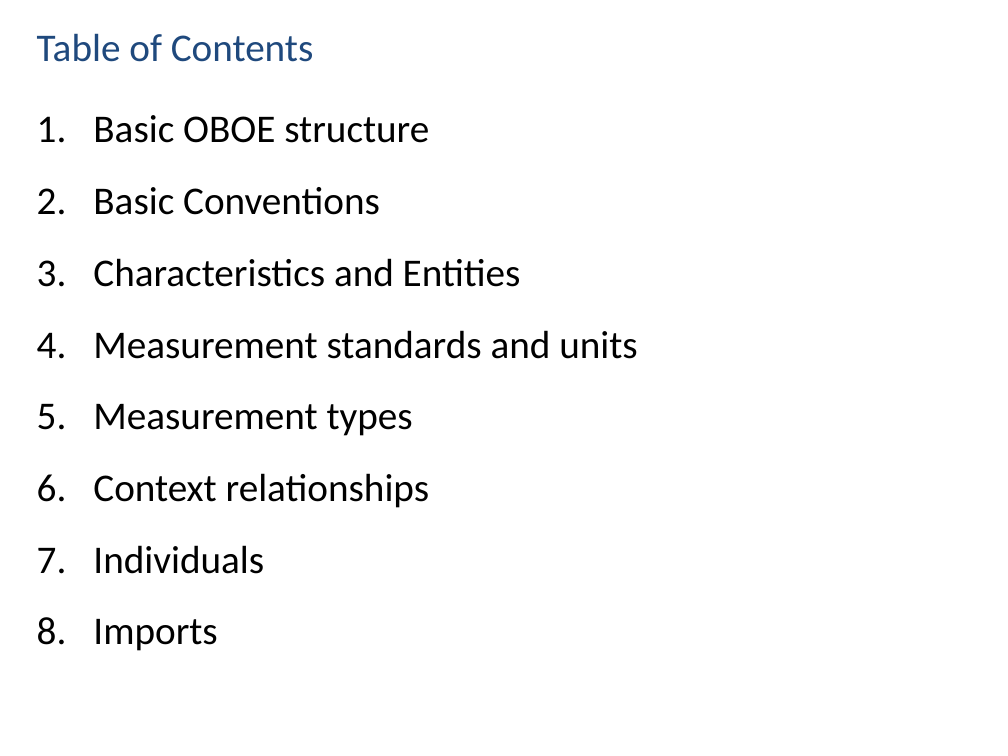
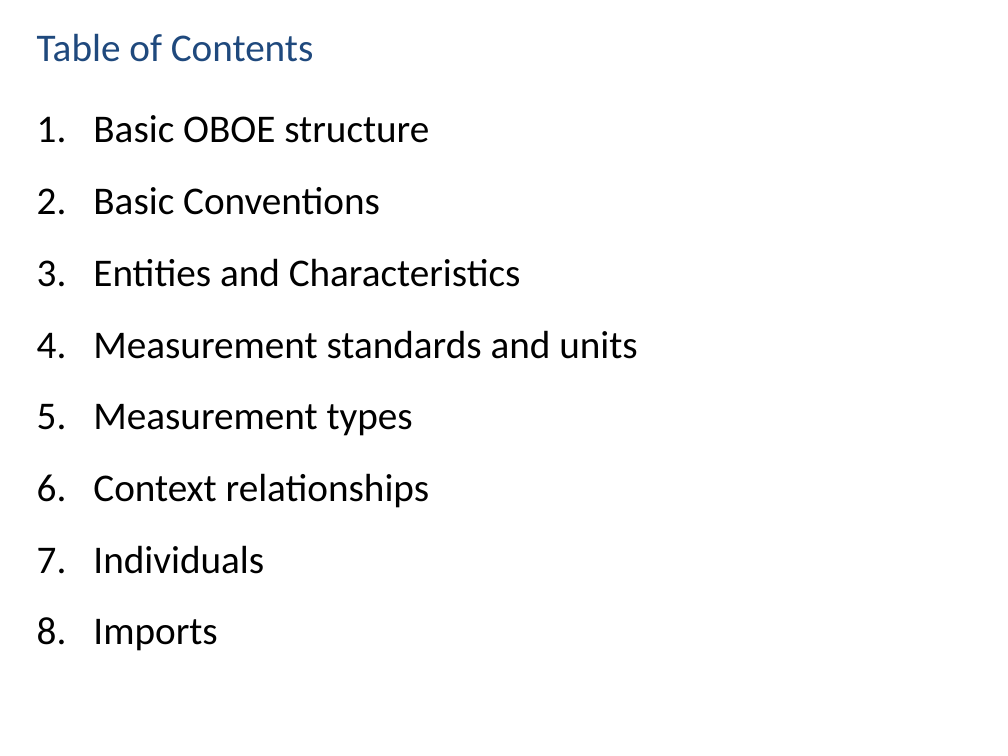
Before and after one commit to NCEAS/semtools, a slide deck: slide 2 of dev/oboe/docs/oboe-design-patterns.pptx. Drawn at 1008x756 pixels with LibreOffice and Linux fonts; fonts in the diff are those of the drawing. Boxes give left, top, right and bottom in pixels: in the first picture for what was removed or moved away, otherwise in the second. Text is boxed around its words. In the diff, an @@ line names an element or a change of style, - is before the commit and + after.

```diff
--- a/dev/oboe/docs/oboe-design-patterns.pptx
+++ b/dev/oboe/docs/oboe-design-patterns.pptx
@@ text at box(93, 258, 521, 287): text changed @@
-3. Characteristics and Entities
+3. Entities and Characteristics
```
Also in this commit, not shown: 4 other slides changed, 5 slides added.
